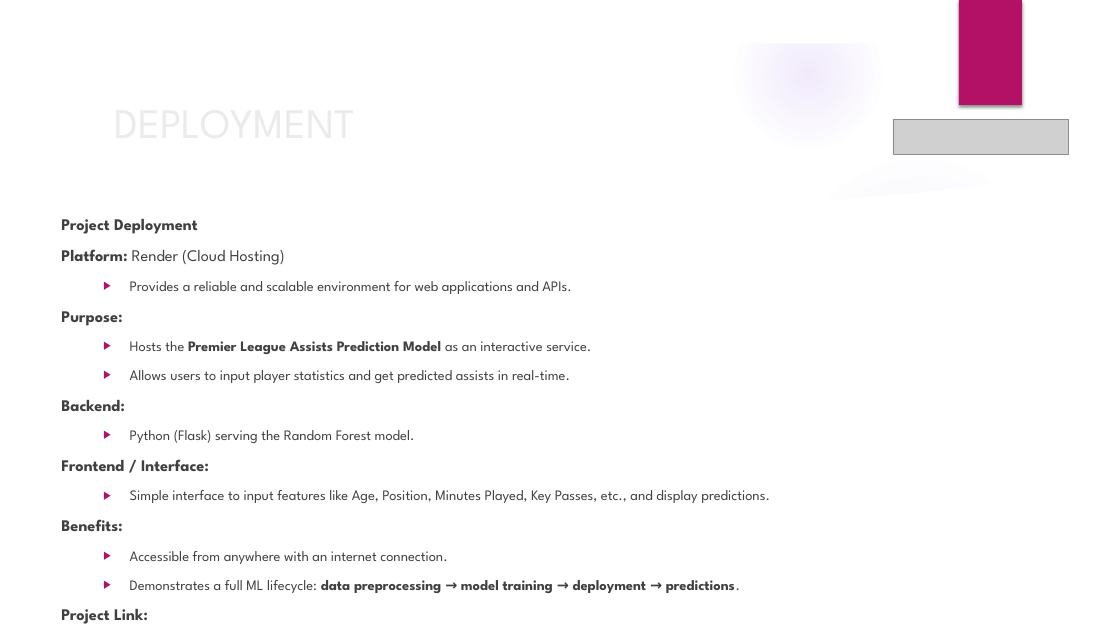
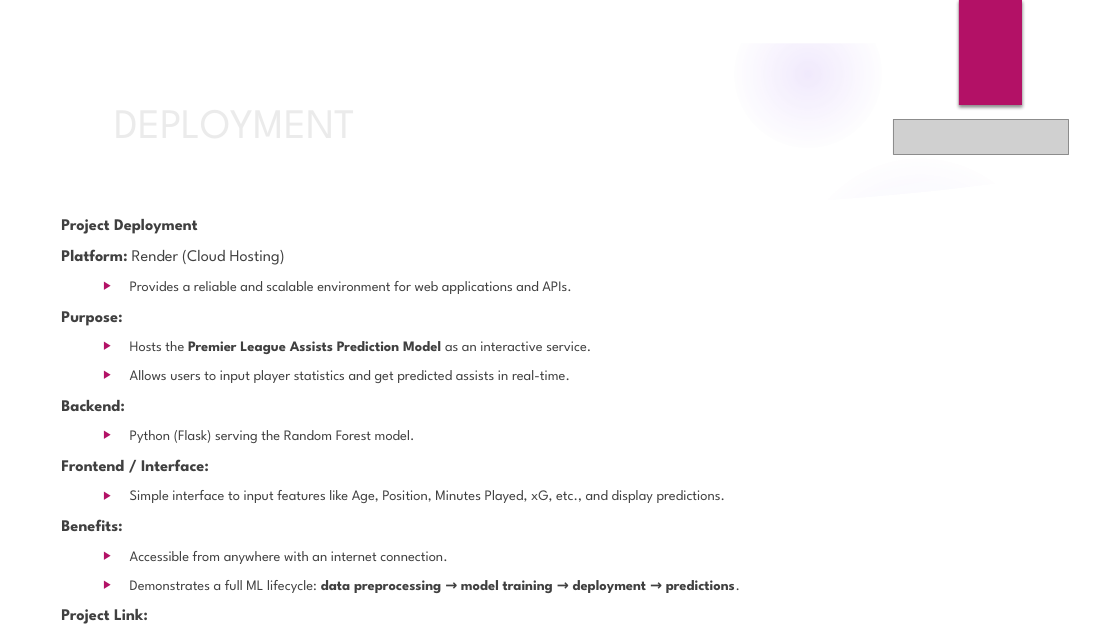
Before and after one commit to springboardmentor345a-create/Projects, a slide deck: slide 11 of ps1 top_assists/TOP ASSITS PPT.pptx (slide 12 before the commit). Drawn at 1120x630 pixels with LibreOffice and Linux fonts; fonts in the diff are those of the drawing; grey boxes stand for pictures; background and template pictures are left out. Boxes give left, top, right and bottom in pixels: in the first picture for what was removed or moved away, otherwise in the second. Text is boxed around its words. In the diff, an @@ line names an element or a change of style, - is before the commit and + after.

```diff
--- a/ps1 top_assists/TOP ASSITS PPT.pptx
+++ b/ps1 top_assists/TOP ASSITS PPT.pptx
@@ text at (130, 490, 726, 503): text changed @@
-  ▶ Simple interface to input features like Age, Position, Minutes Played, Key Passes, etc., and display predictions.
+  ▶ Simple interface to input features like Age, Position, Minutes Played, xG, etc., and display predictions.
```
Also in this commit, not shown: 7 other slides changed, 1 slide removed, 2 other files.
